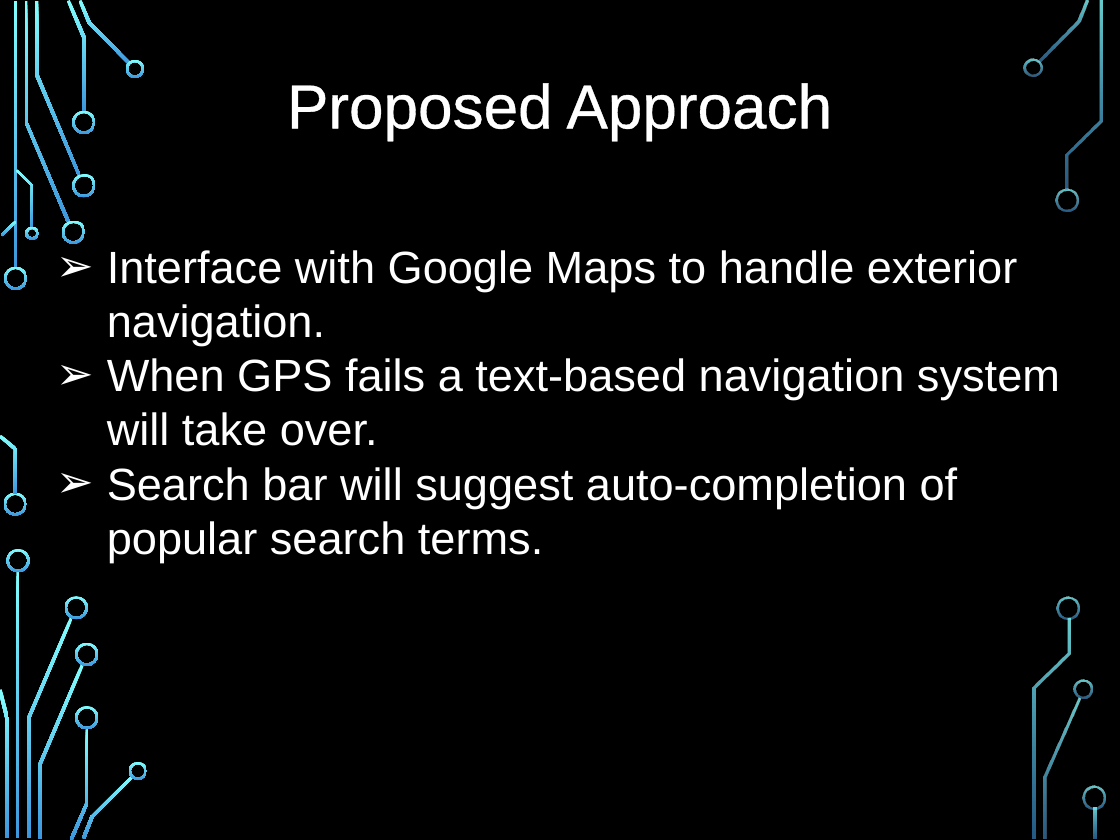
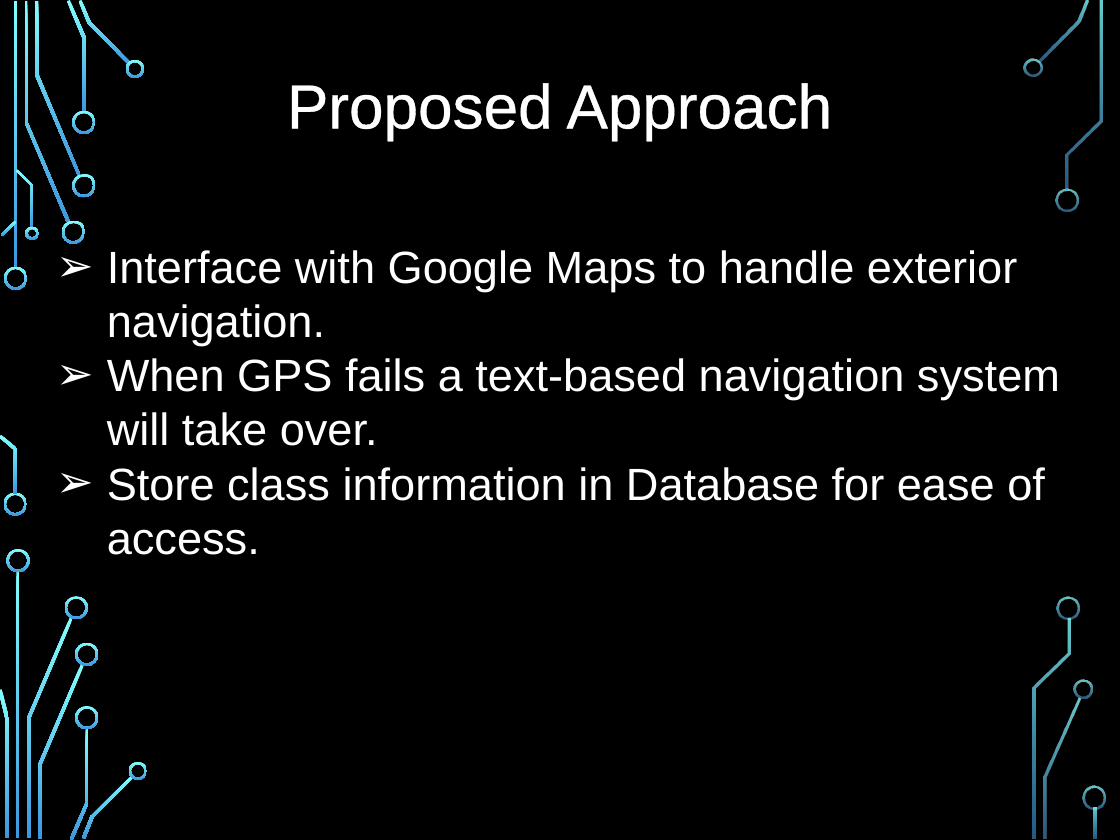
Before and after one commit to jaap15/UAH_APP, a slide deck: slide 10 of CPE495 Slides.pptx. Drawn at 1120x840 pixels with LibreOffice and Linux fonts; fonts in the diff are those of the drawing; background and template pictures are left out. Boxes give left, top, right and bottom in pixels: in the first picture for what was removed or moved away, otherwise in the second. Text is boxed around its words. In the diff, an @@ line names an element or a change of style, - is before the commit and + after.

Commit message:
Add files via upload
Finalized Presentation Slides.

```diff
--- a/CPE495 Slides.pptx
+++ b/CPE495 Slides.pptx
@@ text at (107,467,1045,555): text changed @@
-➢ Search bar will suggest auto-completion of popular search terms.
+➢ Store class information in Database for ease of access.
```
